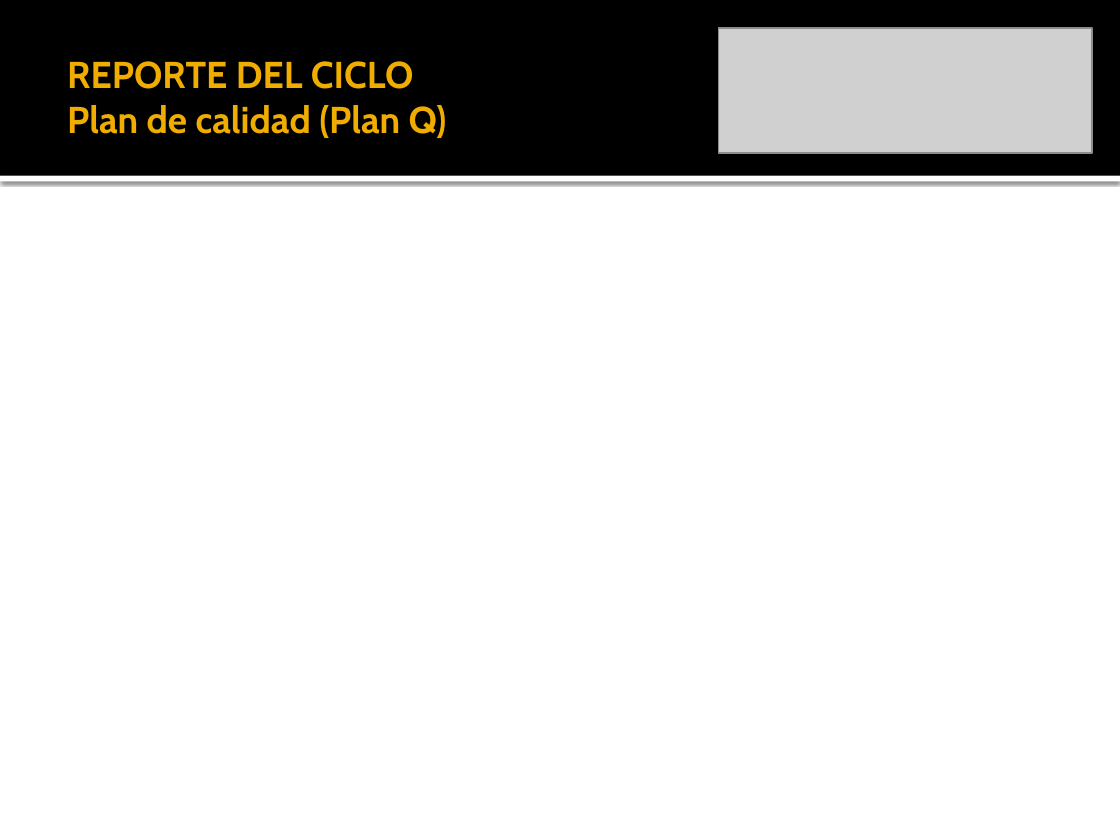
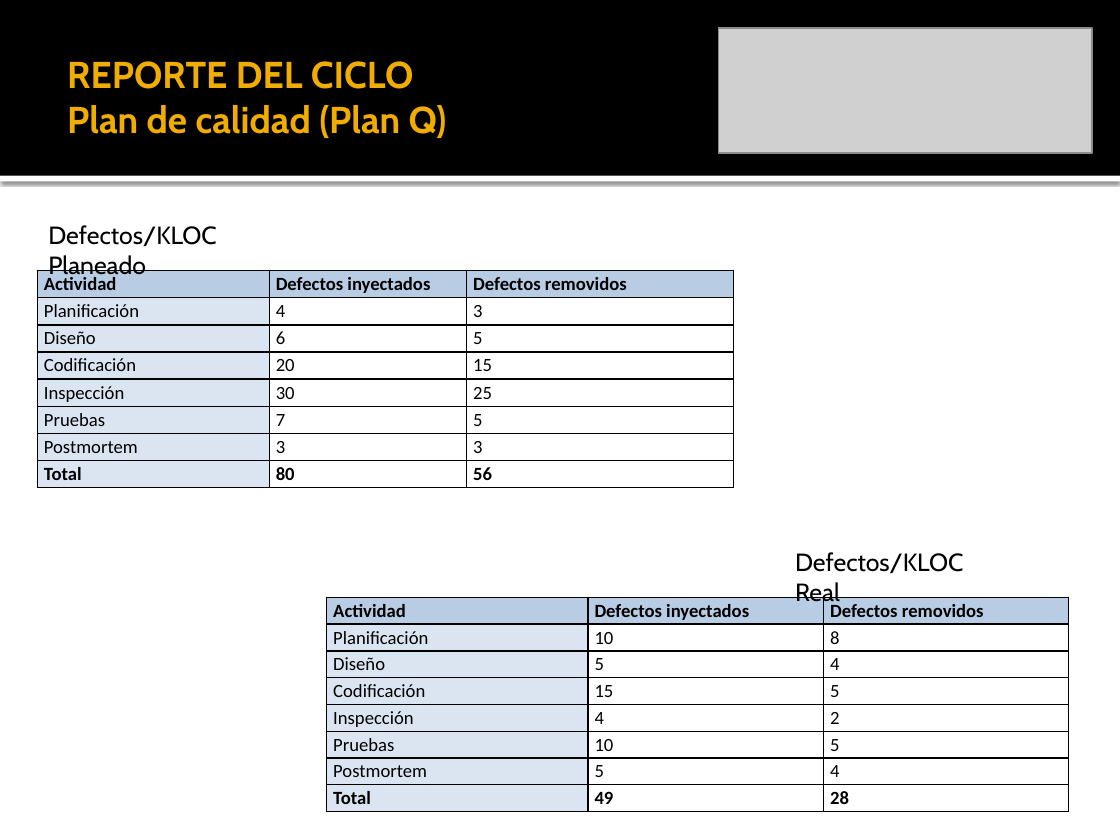
Before and after one commit to leseroth/ingenium-managment, a slide deck: slide 6 of CSOF5101 Ingeniera de Software/TSP/0323PostMortemTSPCiclo2.pptx (slide 5 before the commit). Drawn at 1120x840 pixels with LibreOffice and Linux fonts; fonts in the diff are those of the drawing; grey boxes stand for pictures. Boxes give left, top, right and bottom in pixels: in the first picture for what was removed or moved away, otherwise in the second. Text is boxed around its words. In the diff, an @@ line names an element or a change of style, - is before the commit and + after.

Commit message:
Version final del ciclo 2

```diff
--- a/CSOF5101 Ingeniera de Software/TSP/0323PostMortemTSPCiclo2.pptx
+++ b/CSOF5101 Ingeniera de Software/TSP/0323PostMortemTSPCiclo2.pptx
@@ text added at bbox=[48, 225, 216, 280], 16 pt, text #000000 @@
+Defectos/KLOC Planeado
@@ table added at bbox=[37, 271, 732, 485], 8 rows, 3 columns @@
+Actividad | Defectos inyectados | Defectos removidos
+Planificación | 4 | 3
+Diseño | 6 | 5
+Codificación | 20 | 15
+Inspección | 30 | 25
+Pruebas | 7 | 5
+Postmortem | 3 | 3
+Total | 80 | 56
@@ text added at bbox=[795, 552, 963, 607], 16 pt, text #000000 @@
+Defectos/KLOC Real
@@ table added at bbox=[327, 597, 1068, 811], 8 rows, 3 columns @@
+Actividad | Defectos inyectados | Defectos removidos
+Planificación | 10 | 8
+Diseño | 5 | 4
+Codificación | 15 | 5
+Inspección | 4 | 2
+Pruebas | 10 | 5
+Postmortem | 5 | 4
+Total | 49 | 28
```
Also in this commit, not shown: 8 other slides changed, 1 slide added, 5 slides removed, 1 other file.
